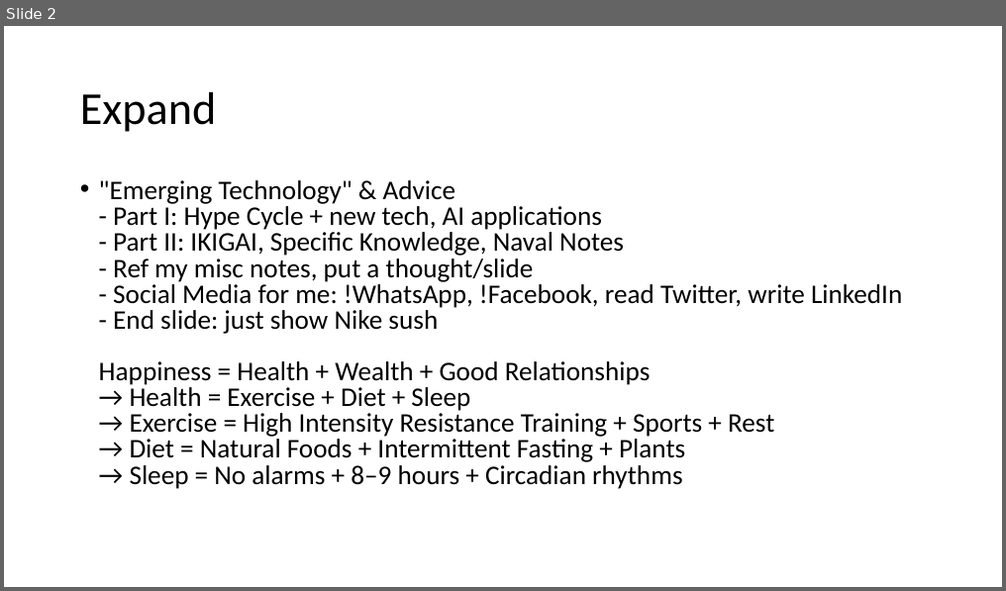
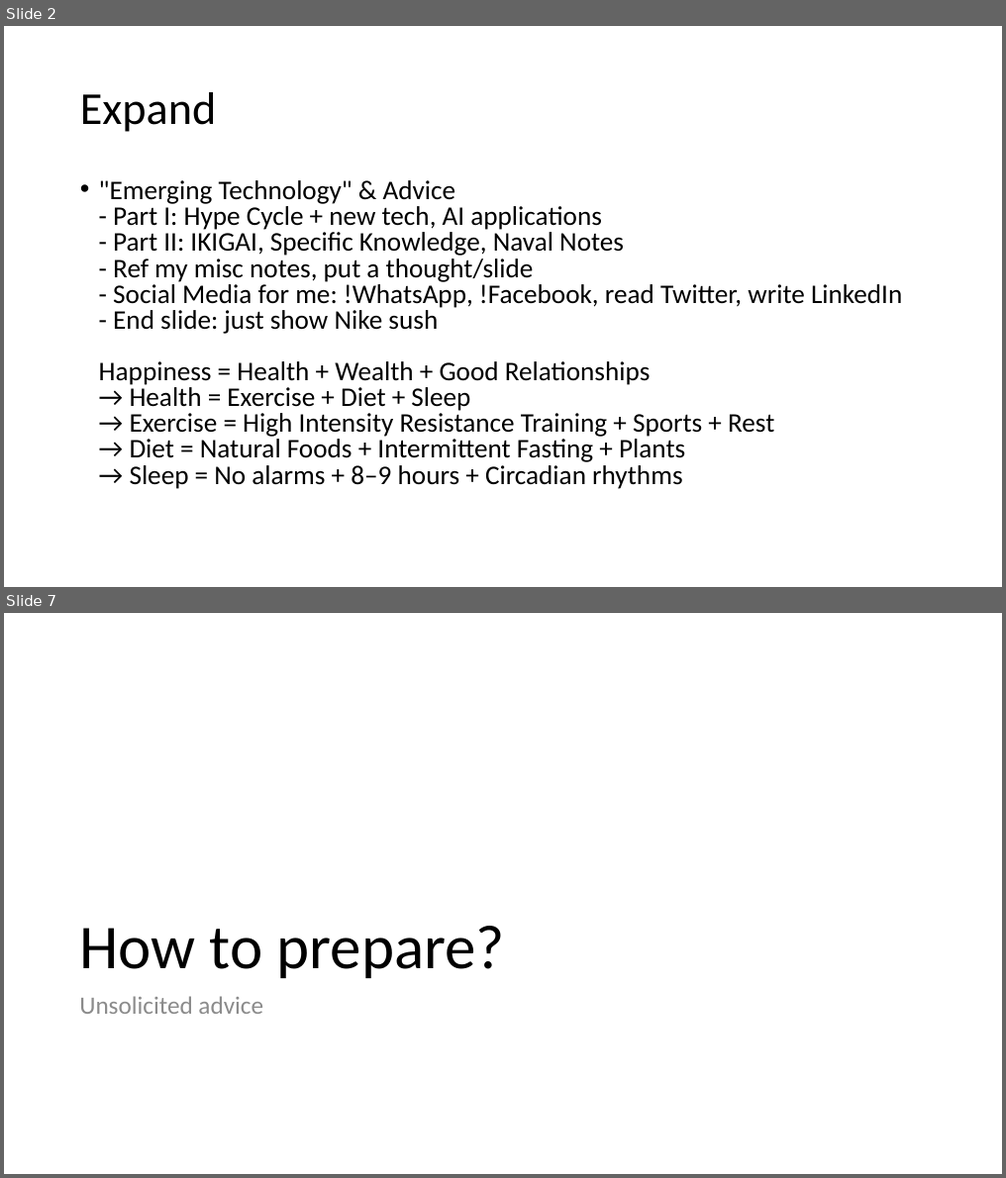
Before and after one commit to yogeshhk/Publications, a slide deck: Talk_EmergingTechnologies_MES_March13.pptx. Shown one above the other, each under a label of ours: slide 2 before the commit, slides 2 and 7 after it; the slides between them are not shown. The pictures are 1006x591 and 1006x1178 pixels, drawn with LibreOffice and Linux fonts; fonts in the diff are those of the drawing. Boxes give left, top, right and bottom in pixels: in the first picture for what was removed or moved away, otherwise in the second. Text is boxed around its words. In the diff, an @@ line names an element or a change of style, - is before the commit and + after.

```diff
--- a/Talk_EmergingTechnologies_MES_March13.pptx
+++ b/Talk_EmergingTechnologies_MES_March13.pptx
@@ slide 7 added at box(4, 613, 1002, 1174), background #FFFFFF @@
@@ title added at box(79, 926, 505, 978), 60 pt, text #000000 @@
+How to prepare?
@@ text added at box(79, 996, 263, 1014), 24 pt, text #8C8C8C @@
+Unsolicited advice
```
Also in this commit, not shown: 1 slide changed, 4 other slides added, 4 other files.
